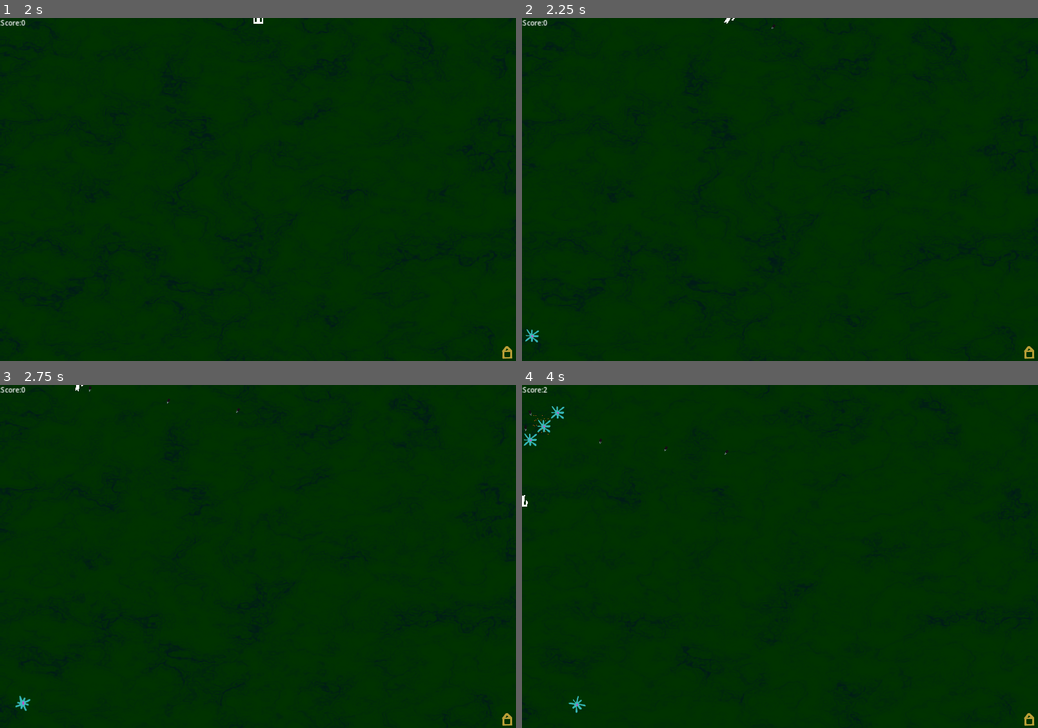
Above: before the commit, frames 1-4 (two rows, left to right).
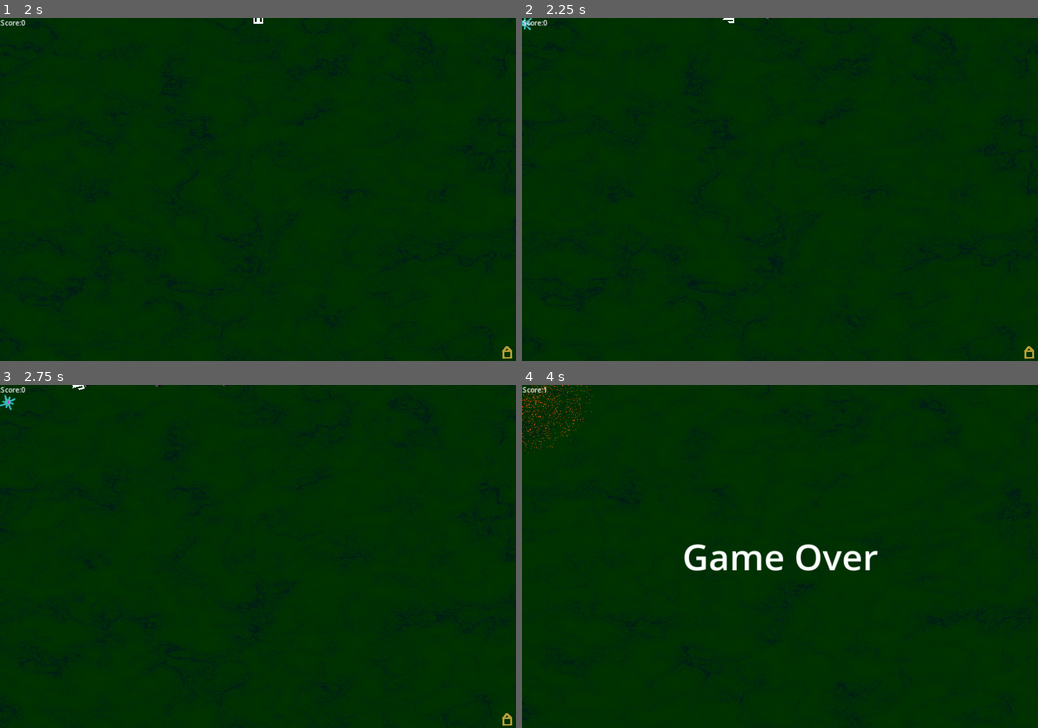
Above: after the commit, the same moments.

Repository: Habidakus/turrim-caelum
Game: Godot game, scene res://main.tscn
Same seed, same stepped clock (60 frames per second), same inputs: the game is played once before the commit and once after it. The engine's default icon, where the game draws it, is replaced by a stand-in: a white triangle on a blue panel in a dark square.
Inputs:
- Up to frame 1 (2 s): tap Enter at 0.5 s; hold W (move_up) from 0.53 s (still down)
- Up to frame 2 (2.25 s): tap Space at 2 s; release W (move_up) at 2.03 s; hold A (move_left) from 2.03 s (still down)
- Up to frame 3 (2.75 s): keep holding A (move_left)
- Up to frame 4 (4 s): release A (move_left) at 3.53 s; hold S (move_down) from 3.53 s (still down)

Frame 1 is identical in both runs. In frame 2, 0.1% of the frame differs, in the area x 0-50%, y 0-95%; in frame 3, 0.2%; in frame 4, 1.6%, in the area x 0-100%, y 0-100%.

Commit message:
Added paths

Diff:
--- a/main.gd
+++ b/main.gd
@@ -18,6 +18,9 @@
 var mobId = 1
 var player = null
 var castle = null
+
+var pathArray : Array = []
+var currentPathIndex = 0
 
 signal increase_score(amount : int)
 
@@ -47,8 +50,74 @@
 	add_child(castle)
 	castle.position = screen_size - Vector2(20,20)
 
+	pathArray.append(generate_path(Vector2(0,0), castle.position))
+
 	$MobTimer.start()
 	$HUD.set_score(0)
+
+func generate_path(start: Vector2, end: Vector2) -> Curve2D:
+	var curve : Curve2D = Curve2D.new()
+	curve.add_point(start)
+	curve.add_point(end)
+	var best_bl = 0
+	var best : Curve2D = null
+
+	for i in 50:
+		var x = rng.randf_range(start.x, end.x)
+		var y = rng.randf_range(start.y, end.y)
+		var d : Curve2D = curve.duplicate()
+		d.add_point(Vector2(x, y), Vector2(0,0), Vector2(0,0), 1)
+		var bl = absf(1800.0 - d.get_baked_length())
+		if best == null || bl < best_bl:
+			best = d
+			best_bl = bl
+	curve = best
+	best = null
+
+	for i in 50:
+		var x = rng.randf_range(start.x, end.x)
+		var y = rng.randf_range(start.y, end.y)
+		var d : Curve2D = curve.duplicate()
+		d.add_point(Vector2(x, y), Vector2(0,0), Vector2(0,0), rng.randi_range(1, 2))
+		var bl = absf(2200.0 - d.get_baked_length())
+		if best == null || bl < best_bl:
+			best = d
+			best_bl = bl
+	curve = best
+	best = null
+
+	for i in 50:
+		var x = rng.randf_range(start.x, end.x)
+		var y = rng.randf_range(start.y, end.y)
+		var d : Curve2D = curve.duplicate()
+		d.add_point(Vector2(x, y), Vector2(0,0), Vector2(0,0), rng.randi_range(1, 3))
+		var bl = absf(2600.0 - d.get_baked_length())
+		if best == null || bl < best_bl:
+			best = d
+			best_bl = bl
+	curve = best
+	best = null
+
+	for i in 50:
+		var x = rng.randf_range(start.x, end.x)
+		var y = rng.randf_range(start.y, end.y)
+		var d : Curve2D = curve.duplicate()
+		d.add_point(Vector2(x, y), Vector2(0,0), Vector2(0,0), rng.randi_range(1, 4))
+		var bl = absf(3000.0 - d.get_baked_length())
+		if best == null || bl < best_bl:
+			best = d
+			best_bl = bl
+	curve = best
+	best = null
+
+	return curve
+
+func current_path() -> Curve2D:
+	if pathArray.size() == 1:
+		return pathArray[0]
+	else:
+		currentPathIndex += 1
+		return pathArray[currentPathIndex % pathArray.size()]
 
 # Called every frame. 'delta' is the elapsed time since the previous frame.
 func _process(_delta):
@@ -62,20 +131,26 @@
 	$TitleTimer.stop()
 
 func _on_mob_timer_timeout():
-	var start_index = rng.randi_range(- screen_size.x, screen_size.y)
-	if start_index < 0:
-		spawn_mob(mobId, Vector2(0 - start_index, 0))
-	else:
-		spawn_mob(mobId, Vector2(0, start_index))
+	spawn_mob(mobId, 0, current_path())
 	mobId += 1
 
-func spawn_mob(id, pos):
+	if mobId % 11 == 0:
+		var increase = (mobId % 121 == 0)
+		var start = Vector2(0,0)
+		if rng.randi() % 2 == 1:
+			start.x = rng.randi_range(0, screen_size.x)
+		else:
+			start.y = rng.randi_range(0, screen_size.y)
+		pathArray.append(generate_path(start, castle.position))
+		if increase != true:
+			pathArray.remove_at(0)
+
+func spawn_mob(id, dist, path):
 	var mob = mob_scene.instantiate()
-	mob.position = Vector2(clamp(pos.x, 8, screen_size.x - 8), clamp(pos.y, 8, screen_size.y - 8))
+	mob.position = path.sample_baked(dist)
 	var speed_scale = rng.randf_range(0.8, 1.2)
-	mob.set_target($Castle, speed_scale, id)
+	mob.set_target($Castle, speed_scale, id, path, dist)
 	call_deferred("add_child", mob)
-	#add_child(mob)
 
 func game_over():
 	$AudioStreamPlayer2D.play()
--- a/mob.gd
+++ b/mob.gd
@@ -1,5 +1,6 @@
 extends Area2D
 
+var distance_travelled = 0.0
 var target
 var rotateSpeed
 var travelSpeed = 60.0
@@ -8,6 +9,7 @@
 var size = 1.0
 var id_for_spawn = 0
 var spawn_children = 0
+var path : Curve2D = null
 @export var explosion_scene : PackedScene
 @onready var animationSprite = $AnimatedSprite2D
 
@@ -17,13 +19,15 @@
 	animationSprite.speed_scale = rotateSpeed
 	self.add_to_group("mob")
 
-func set_target(node : Area2D, rotSpd : float, id : int):
+func set_target(node : Area2D, rotSpd : float, id : int, p: Curve2D, dist):
 	id_for_spawn = id
+	path = p
 	target = node.position;
+	distance_travelled = dist
 	rotateSpeed = rotSpd;
 	var mutatorA = 0
-	while (id != 0) && (id % 3) == 0:
-		id = int(id / 3)
+	while (id != 0) && (id % 7) == 0:
+		id = int(id / 7)
 		hp += 3
 		score += 1
 		size *= 1.3333
@@ -33,8 +37,8 @@
 		travelSpeed *= 2.0
 		rotateSpeed *= 2.0
 		score += 1
-	while (id != 0) && (id != 0) && (id % 2) == 0:
-		id = int(id / 2)
+	while (id != 0) && (id != 0) && (id % 9) == 0:
+		id = int(id / 9)
 		spawn_children = 3
 		mutatorA = 1
 		travelSpeed *= 0.8
@@ -51,9 +55,9 @@
 		return
 
 	if spawn_children > 0:
-		get_parent().spawn_mob(id_for_spawn / 13, self.position)
-		get_parent().spawn_mob(id_for_spawn / 13, self.position + Vector2(-32, 32))
-		get_parent().spawn_mob(id_for_spawn / 13, self.position + Vector2(32, -32))
+		get_parent().spawn_mob(id_for_spawn / 13, distance_travelled - 10.0, path)
+		get_parent().spawn_mob(id_for_spawn / 13, distance_travelled - 20.0, path)
+		get_parent().spawn_mob(id_for_spawn / 13, distance_travelled - 30.0, path)
 
 	# Explode
 	var particle = explosion_scene.instantiate()
@@ -73,6 +77,8 @@
 
 # Called every frame. 'delta' is the elapsed time since the previous frame.
 func _process(delta):
-	var dir = (target - self.position).normalized()
-	self.position += dir * delta * travelSpeed;
+	distance_travelled += delta * travelSpeed;
+	self.position = path.sample_baked(distance_travelled)
+	#var dir = (target - self.position).normalized()
+	#self.position += dir * delta * travelSpeed;
 	self.rotation_degrees += delta * 25.0 * rotateSpeed
